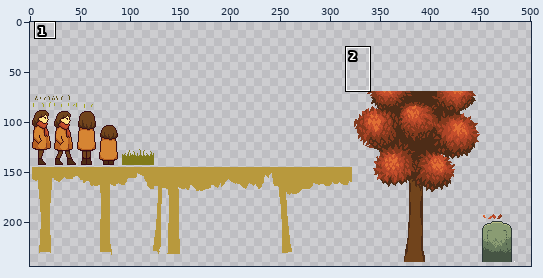
File history of a sprite sheet, assets/comfyjam1025.png. Above: a wide view before the commit, with the close-up outlined.
Close-up. First the earlier version:
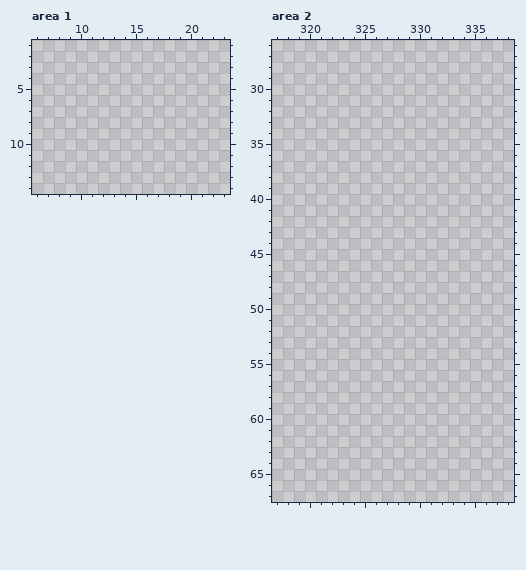
The file is 512x256 pixels. Shown: area 1: x 6..23, y 1..14; area 2: x 317..338, y 26..67. The old version is drawn lined up with the new one. The wide view leaves out empty margins. The commit also changed other parts of the picture, which this record leaves out.
Palette (. is transparent): 
And afterwards:
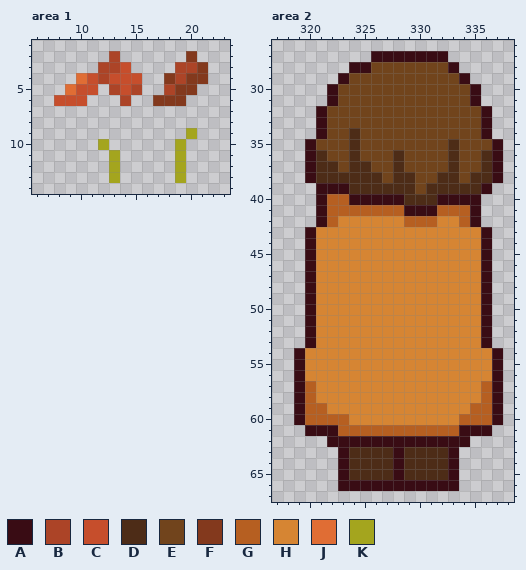
Colours new in this view: A #390c14  B #ac4427  C #c64e2c  D #4d2c17  E #71441c  F #83391d  G #b65f21  H #d68533  J #e06d34  K #a4a51e
The exact change:
whole drawing moved by +0,+67 (the old picture is shown already moved)
Changed rows in their new state; - is an unchanged pixel.
Area 1:
first column x 8:
 2 -----B------F-
 3 ----BBC----BBF
 4 --JCBCCC--FBFF
 5 -JCC-BCB--BFF-
 6 CCC---B--FFF--
 9 ------------K-
10 ----K------K--
11 -----K-----K--
12 -----K-----K--
13 -----K-----K--
Area 2:
first column x 319:
27 -------AAAAAAA-----
28 -----AAEEEEEEEA----
29 ----AEEEEEEEEEEA---
30 ---AEEEEEEEEEEEEA--
31 ---AEEEEEEEEEEEEA--
32 --AEEEEEEEEEEEEEEA-
33 --AEEEEEEEEEEEEEEA-
34 --AEEDEEEEEEEEEEEA-
35 -AEEEDEEEEEEEEDEEEA
36 -ADEEDEEEDEEEEDEEDA
37 -ADDEDDEEDEEEEDEEDA
38 -ADDDDDDEDDEEDDEDDA
39 --AAADDDDDDEDDDDDA-
40 --AGGAAAAADDDAAAA--
41 --AGGGGGGGAAAGGGA--
42 --AGHHHHHHGGGHHGA--
43 -AHHHHHHHHHHHHHHHA-
44 -AHHHHHHHHHHHHHHHA-
45 -AHHHHHHHHHHHHHHHA-
46 -AHHHHHHHHHHHHHHHA-
47 -AHHHHHHHHHHHHHHHA-
48 -AHHHHHHHHHHHHHHHA-
49 -AHHHHHHHHHHHHHHHA-
50 -AHHHHHHHHHHHHHHHA-
51 -AHHHHHHHHHHHHHHHA-
52 -AHHHHHHHHHHHHHHHA-
53 -AHHHHHHHHHHHHHHHA-
54 AHHHHHHHHHHHHHHHHHA
55 AHHHHHHHHHHHHHHHHHA
56 AHHHHHHHHHHHHHHHHHA
57 AGHHHHHHHHHHHHHHHGA
58 AGHHHHHHHHHHHHHHHGA
59 AGGHHHHHHHHHHHHHGGA
60 AGGGGHHHHHHHHHHGGGA
61 -AAAGGGGGGGGGGGAAA-
62 ---AAAAAAAAAAAAA---
63 ----ADDDDADDDDA----
64 ----ADDDDADDDDA----
65 ----ADDDDADDDDA----
66 ----AAAAAAAAAAA----
Boxes around the changes in both close-ups, in picture pixels (x1, y1, x2, y2):
added: (54, 51, 208, 183)
added: (294, 51, 503, 491)
